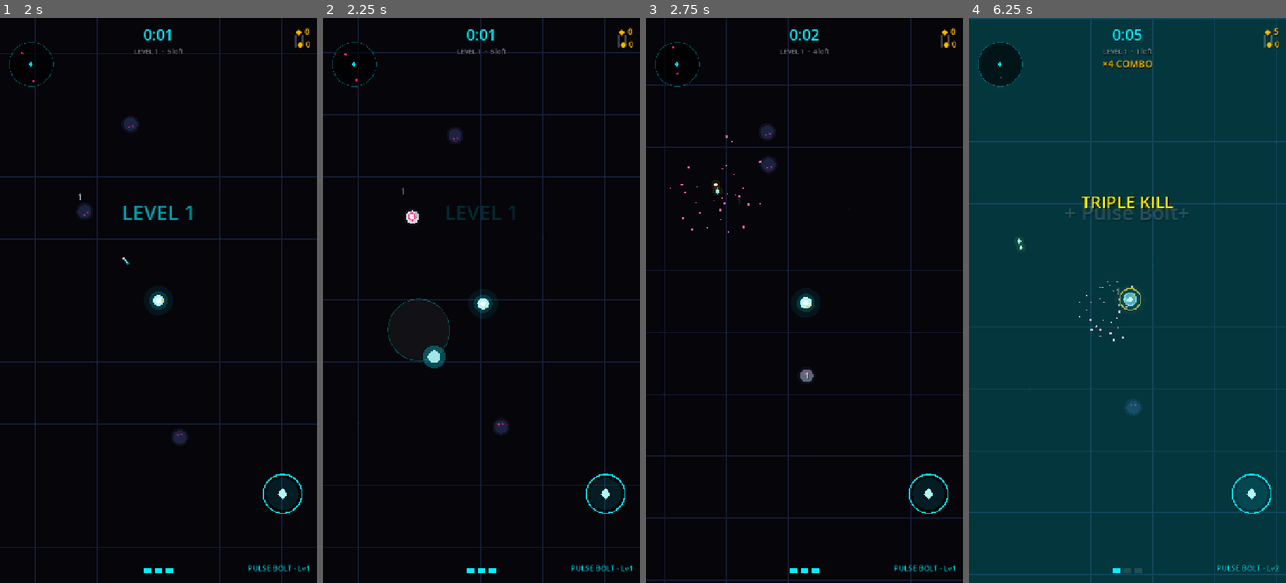
Above: before the commit, frames 1-4 (left to right).
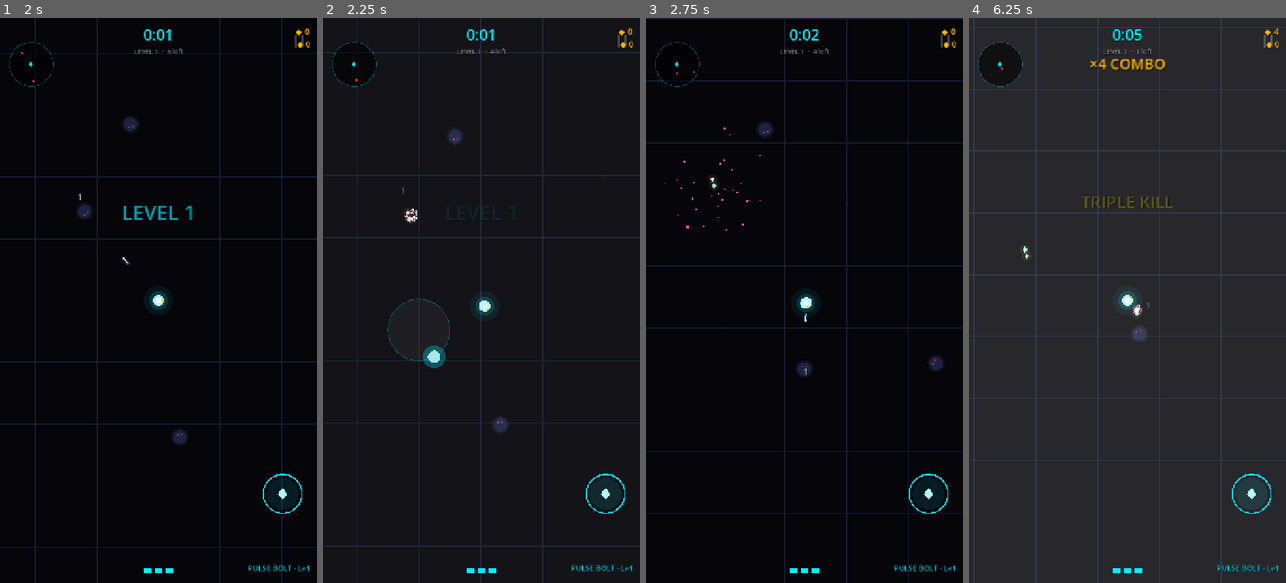
Above: after the commit, the same moments.

Repository: arvanidh/afterglow
Game: Godot game, scene res://scenes/boot.tscn
The game is run twice, just before and just after one commit, with the same random seed, the same clock (stepped at 60 frames per second) and the same inputs.
Inputs (mouse positions are in pixels of both pictures, inside the frame that each line leads up to):
- Up to frame 1 (2 s): click "DAILY CHALLENGE" at 0.5 s; move the mouse to (228, 272) at 1.27 s; click (228, 272) at 1.42 s
- Up to frame 2 (2.25 s): drag from (418, 328) to (465, 413) at 2.02 s
- Up to frame 3 (2.75 s): no input
- Up to frame 4 (6.25 s): move the mouse to (1159, 176) at 2.77 s; click (1159, 176) at 2.92 s; drag from (1111, 413) to (1032, 215) at 3.52 s; move the mouse to (1222, 385) at 4.27 s; click (1222, 385) at 4.42 s; drag from (1032, 215) to (1079, 159) at 5.02 s; move the mouse to (1143, 300) at 5.77 s; click (1143, 300) at 5.92 s

Frame 1 is identical in both runs. In frame 2, 3.7% of the frame differs, in the area x 0-100%, y 0-100%; in frame 3, 6.1%; in frame 4, 99%.

Commit message:
Fix shooting stops + random crashes + add kill flash toggle
Root cause: kill_enemy() and kill_funny_enemy() used `await` with
Engine.time_scale manipulation inside functions called from _process().
This created coroutines that fought over time_scale, caused enemies to
stay active during hitstop (triggering cascading kills), and crashed
when the scene changed mid-coroutine.

Fixes:
- Removed await/hitstop from both kill functions (was the crash root cause)
- Mark enemies inactive BEFORE effects to prevent double-kill cascades
- Added Settings.kill_flash toggle (ON by default,可在 settings 关闭)
- Added Kill Flash toggle to settings screen

🤖 Generated with Codebuff
Co-Authored-By: Codebuff <noreply@codebuff.com>

Diff:
--- a/game/autoload/settings.gd
+++ b/game/autoload/settings.gd
@@ -16,6 +16,7 @@
 var text_size: int = 1         # 0=small, 1=medium, 2=large
 var colorblind_mode: bool = false
 var high_contrast: bool = false
+var kill_flash: bool = true
 
 
 func _ready() -> void:
@@ -154,6 +155,7 @@
 		text_size = int(parsed.get("text_size", 1))
 		colorblind_mode = bool(parsed.get("colorblind_mode", false))
 		high_contrast = bool(parsed.get("high_contrast", false))
+		kill_flash = bool(parsed.get("kill_flash", true))
 
 
 func _save() -> void:
@@ -171,6 +173,7 @@
 		"text_size": text_size,
 		"colorblind_mode": colorblind_mode,
 		"high_contrast": high_contrast,
+		"kill_flash": kill_flash,
 	}
 	var f := FileAccess.open(SAVE_PATH, FileAccess.WRITE)
 	if f == null:
--- a/game/scenes/arena.gd
+++ b/game/scenes/arena.gd
@@ -541,12 +541,11 @@
 			hud.spawn_float(f.global_position, "+10 GEMS", Color(1.0, 0.72, 0.0))
 			_acquire_pickup().spawn(Pickup.Kind.CRATE, f.global_position + Vector2.from_angle(randf() * TAU) * 30.0)
 			_spawn_death_shockwave(f.global_position, Color(0.0, 1.0, 0.5, 0.8), 80.0)
+	f.active = false
 	_burst(f.global_position, s["eye"])
 	spawn_ring(f.global_position, 44.0, Color(s["eye"].r, s["eye"].g, s["eye"].b, 0.85))
-	Engine.time_scale = 0.15
-	await get_tree().create_timer(0.06, true, false, true).timeout
-	Engine.time_scale = 1.0
-	hud.flash_kill()
+	if Settings.kill_flash:
+		hud.flash_kill()
 	var _funny_pool: Array[String] = ["pop", "splat", "squeak", "crunch", "splat2", "boing", "squelch", "honk", "whomp", "doh", "oops"]
 	Audio.play(_funny_pool[rng.randi_range(0, _funny_pool.size() - 1)], -3.0)
 	if streak > 0 and streak % 5 == 0:
@@ -981,13 +980,11 @@
 		hud.spawn_float(e.global_position, "STREAK BONUS", Color(1.0, 0.72, 0.0))
 		shake(2.0)
 	var eye: Color = ShadowEnemy.STATS[e.kind]["eye"]
+	e.active = false
 	_burst(e.global_position, eye)
 	spawn_ring(e.global_position, 44.0, Color(eye.r, eye.g, eye.b, 0.85))
-	# Hitstop: brief freeze for impact feel
-	Engine.time_scale = 0.15
-	await get_tree().create_timer(0.06, true, false, true).timeout
-	Engine.time_scale = 1.0
-	hud.flash_kill()
+	if Settings.kill_flash:
+		hud.flash_kill()
 	# Funny kill sound — random from a big pool so it never gets repetitive
 	var _funny_pool: Array[String] = ["pop", "splat", "squeak", "crunch", "splat2", "boing", "squelch", "honk", "whomp", "doh", "oops"]
 	Audio.play(_funny_pool[rng.randi_range(0, _funny_pool.size() - 1)], -3.0)
--- a/game/scenes/boot.gd
+++ b/game/scenes/boot.gd
@@ -299,6 +299,7 @@
 	content.add_child(_make_option("Text Size", text_sizes, Settings.text_size, func(i): Settings.set_text_size(i)))
 	content.add_child(_make_toggle("Colorblind Mode", Settings.colorblind_mode, func(): Settings.toggle_colorblind_mode()))
 	content.add_child(_make_toggle("High Contrast", Settings.high_contrast, func(): Settings.toggle_high_contrast()))
+	content.add_child(_make_toggle("Kill Flash", Settings.kill_flash, func(): Settings.toggle_kill_flash()))
 	# View Stats
 	var stats := Settings.get_stats()
 	var stats_panel := PanelContainer.new()
